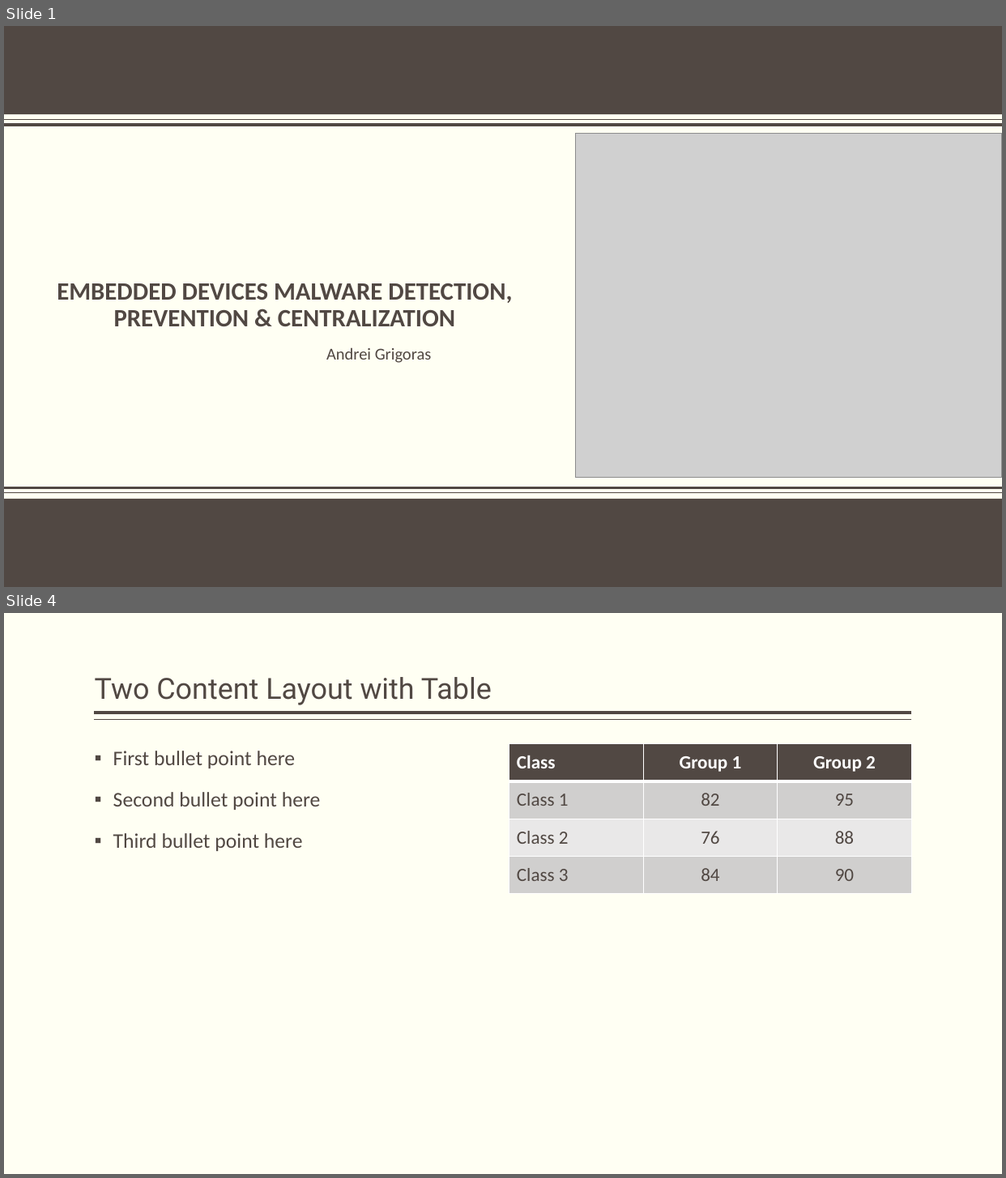
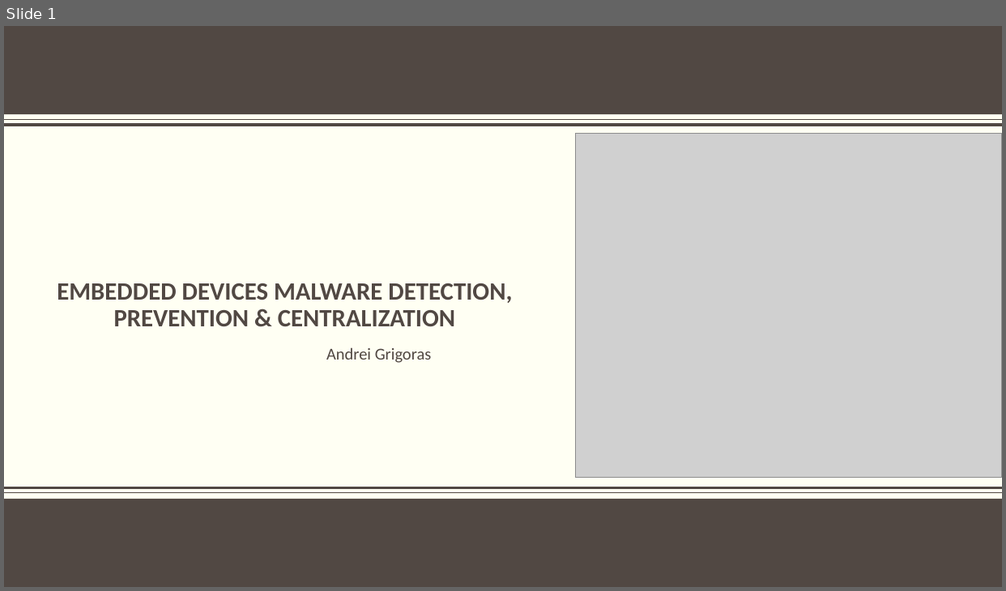
Before and after one commit to KaynRO/Proiect-Licenta, a slide deck: Embedded Devices Malware Detection, Prevention & Centralization.pptx. Shown one above the other, each under a label of ours: slides 1 and 4 before the commit, slide 1 after it; the slides between them are not shown. The pictures are 1006x1178 and 1006x591 pixels, drawn with LibreOffice and Linux fonts; fonts in the diff are those of the drawing; grey boxes stand for pictures; background and template pictures are left out. Boxes give left, top, right and bottom in pixels: in the first picture for what was removed or moved away, otherwise in the second. Text is boxed around its words. In the diff, an @@ line names an element or a change of style, - is before the commit and + after.

```diff
--- a/Embedded Devices Malware Detection, Prevention & Centralization.pptx
+++ b/Embedded Devices Malware Detection, Prevention & Centralization.pptx
@@ slide 4 removed at [4, 613, 1002, 1174], background #FFFFF3 @@
@@ title removed at [95, 677, 492, 705] @@
-Two Content Layout with Table
@@ line removed from (912, 713) to (95, 713) @@
@@ line removed from (912, 720) to (95, 720) @@
@@ text removed at [113, 751, 321, 851] @@
-▪ First bullet point here
-▪ Second bullet point here
-▪ Third bullet point here
@@ table removed at [509, 744, 911, 894], 4 rows, 3 columns @@
-Class | Group 1 | Group 2
-Class 1 | 82 | 95
-Class 2 | 76 | 88
-Class 3 | 84 | 90
```
Also in this commit, not shown: 2 slides changed, 6 slides added, 8 other slides removed, 1 other file.
